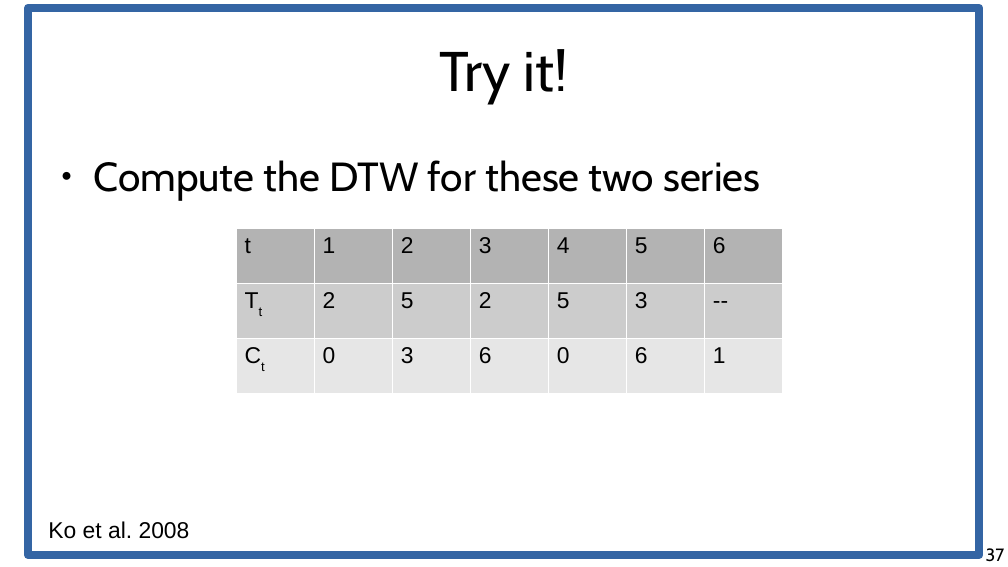
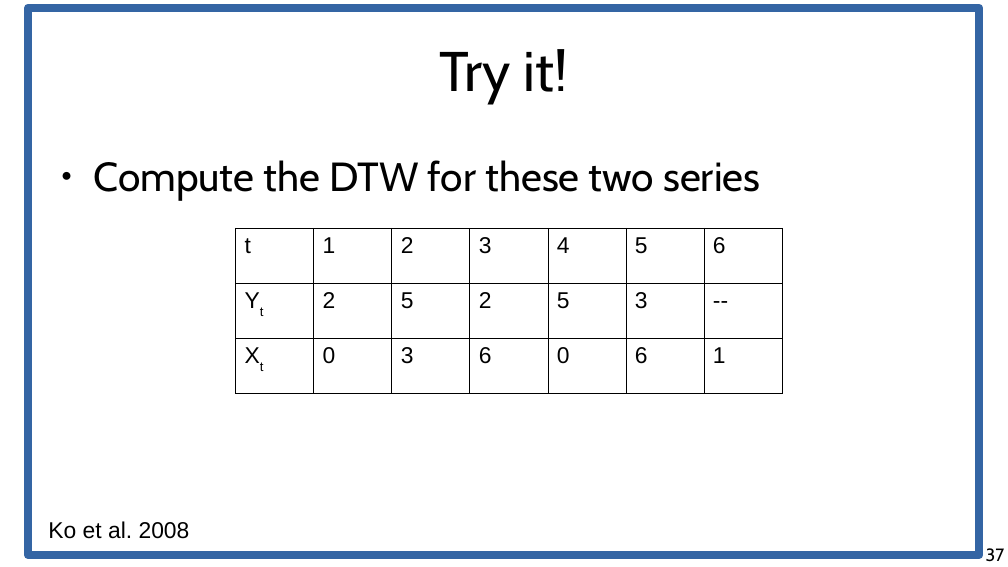
Before and after one commit to chatox/data-mining-course, a slide deck: slide 37 of theory/tt11_time_series.odp. Drawn at 1008x567 pixels with LibreOffice and Linux fonts; fonts in the diff are those of the drawing. Boxes give left, top, right and bottom in pixels: in the first picture for what was removed or moved away, otherwise in the second. Text is boxed around its words. In the diff, an @@ line names an element or a change of style, - is before the commit and + after.

```diff
--- a/theory/tt11_time_series.odp
+++ b/theory/tt11_time_series.odp
@@ table at (236,229,780,393) @@
-row 2, column 1: Tt
+row 2, column 1: Yt
-row 3, column 1: Ct
+row 3, column 1: Xt
@@ fill #B3B3B3 to none in row 1 @@
@@ fill #CCCCCC to none in row 2 @@
@@ fill #E6E6E6 to none in row 3 @@
@@ borders changed @@
```
Also in this commit, not shown: 6 other slides changed, 2 slides added, 7 slides removed.
